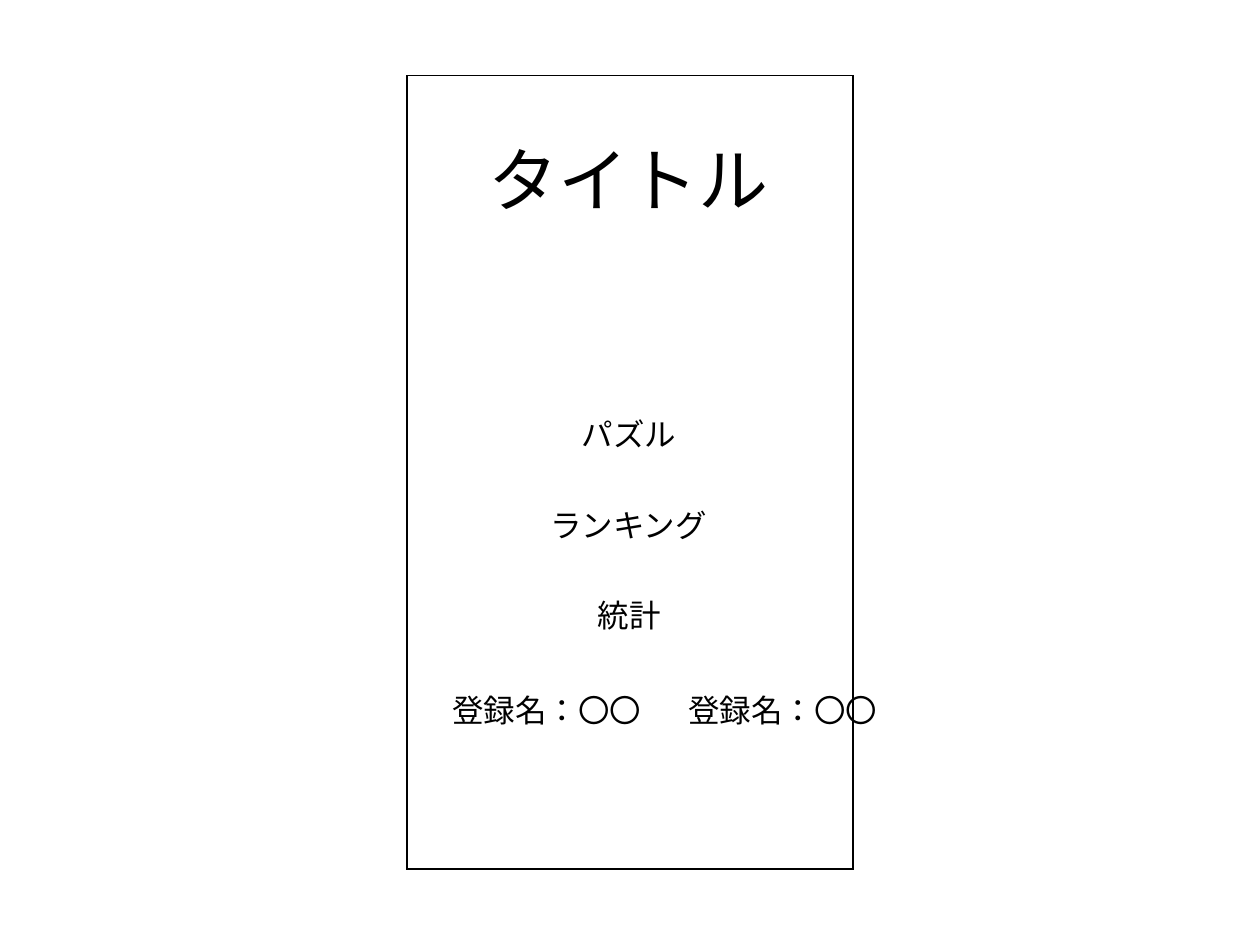
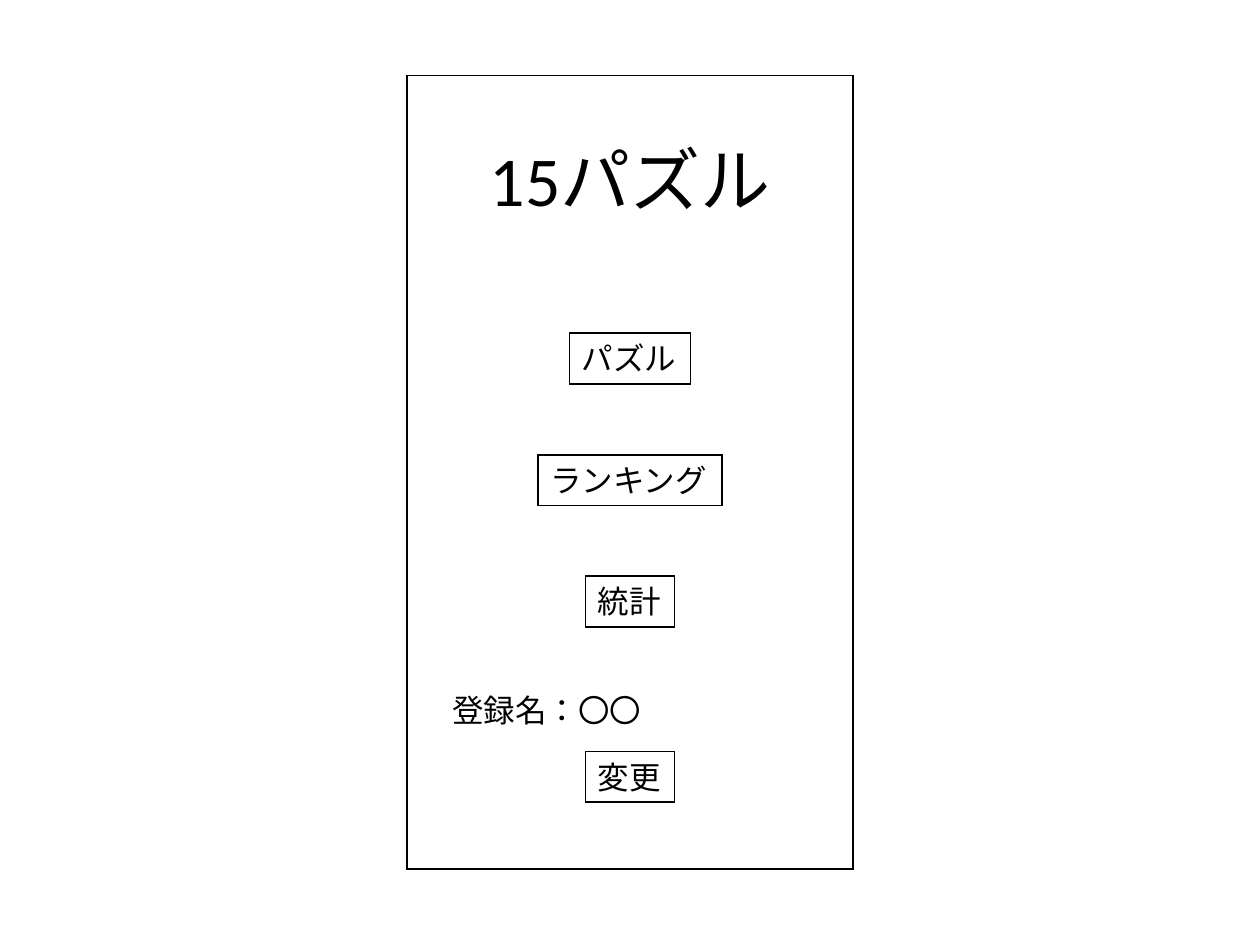
Before and after one commit to masanori-komehana/puzzle_project, a slide deck: slide 5 of Ace/Document/Activity.pptx (slide 4 before the commit). Drawn at 1260x945 pixels with LibreOffice and Linux fonts; fonts in the diff are those of the drawing. Boxes give left, top, right and bottom in pixels: in the first picture for what was removed or moved away, otherwise in the second. Text is boxed around its words. In the diff, an @@ line names an element or a change of style, - is before the commit and + after.

```diff
--- a/Ace/Document/Activity.pptx
+++ b/Ace/Document/Activity.pptx
@@ text at (490, 148, 771, 209): text changed @@
-タイトル
+15パズル
@@ fill none to #FFFFFF; outline none to #000000 1 pt in 3 elements at (586, 576, 675, 626), (538, 455, 722, 505), (570, 334, 690, 384) @@
@@ rectangle "パズル": place and size @@
-rectangle "パズル" at (582, 419, 676, 448)
+rectangle "パズル" at (570, 334, 690, 384)
@@ rectangle "ランキング": place and size @@
-rectangle "ランキング" at (550, 510, 707, 539)
+rectangle "ランキング" at (538, 455, 722, 505)
@@ rectangle "統計": place and size @@
-rectangle "統計" at (598, 600, 661, 630)
+rectangle "統計" at (586, 576, 675, 626)
@@ text removed at (688, 690, 877, 731) @@
-登録名：〇〇
@@ rectangle added at (586, 751, 675, 801), fill #FFFFFF, outline #000000 1 pt, 18 pt, text #000000 @@
+変更
```
Also in this commit, not shown: 1 slide added, 1 other file.
